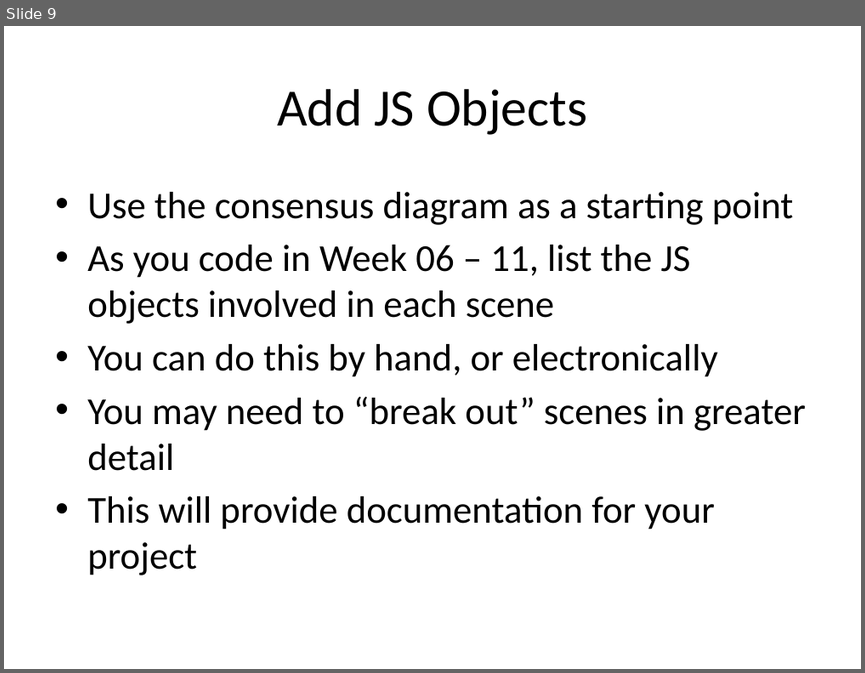
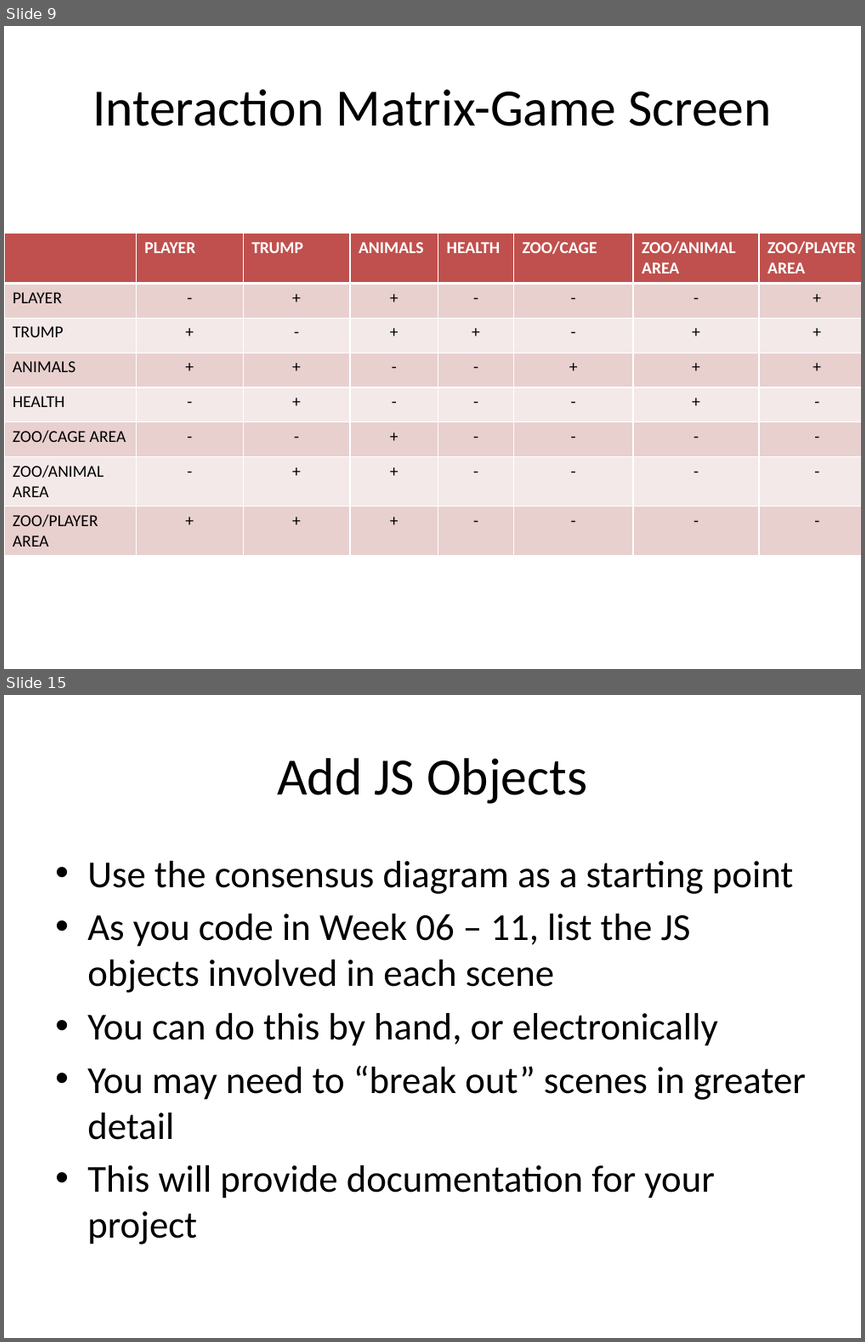
Before and after one commit to javisaurusrex/zookillsoccer, a slide deck: assets/game architecture/ZooKill Soccer Game Design Document.pptx. Shown one above the other, each under a label of ours: slide 9 before the commit, slides 9 and 15 after it; the slides between them are not shown. The pictures are 865x673 and 865x1342 pixels, drawn with LibreOffice and Linux fonts; fonts in the diff are those of the drawing. Boxes give left, top, right and bottom in pixels: in the first picture for what was removed or moved away, otherwise in the second. Text is boxed around its words. In the diff, an @@ line names an element or a change of style, - is before the commit and + after.

```diff
--- a/assets/game architecture/ZooKill Soccer Game Design Document.pptx
+++ b/assets/game architecture/ZooKill Soccer Game Design Document.pptx
@@ slide 9 added at [4, 26, 861, 669], background #FFFFFF @@
@@ title added at [92, 89, 772, 126], 44 pt, text #000000 @@
+Interaction Matrix-Game Screen
@@ table added at [4, 233, 861, 554], 8 rows, 8 columns @@
+ | PLAYER | TRUMP | ANIMALS | HEALTH | ZOO/CAGE | ZOO/ANIMAL AREA | ZOO/PLAYER AREA
+PLAYER | - | + | + | - | - | - | +
+TRUMP | + | - | + | + | - | + | +
+ANIMALS | + | + | - | - | + | + | +
+HEALTH | - | + | - | - | - | + | -
+ZOO/CAGE AREA | - | - | + | - | - | - | -
+ZOO/ANIMAL AREA | - | + | + | - | - | - | -
+ZOO/PLAYER AREA | + | + | + | - | - | - | -
@@ what was slide 9 is now slide 15 @@
```
Also in this commit, not shown: 5 slides changed, 9 other slides added, 3 slides removed, 17 other files.
